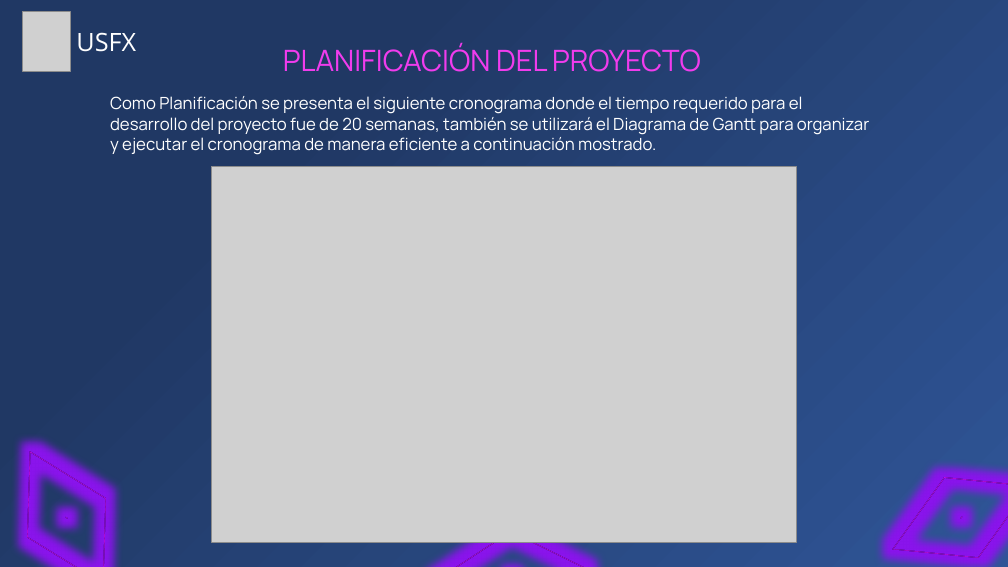
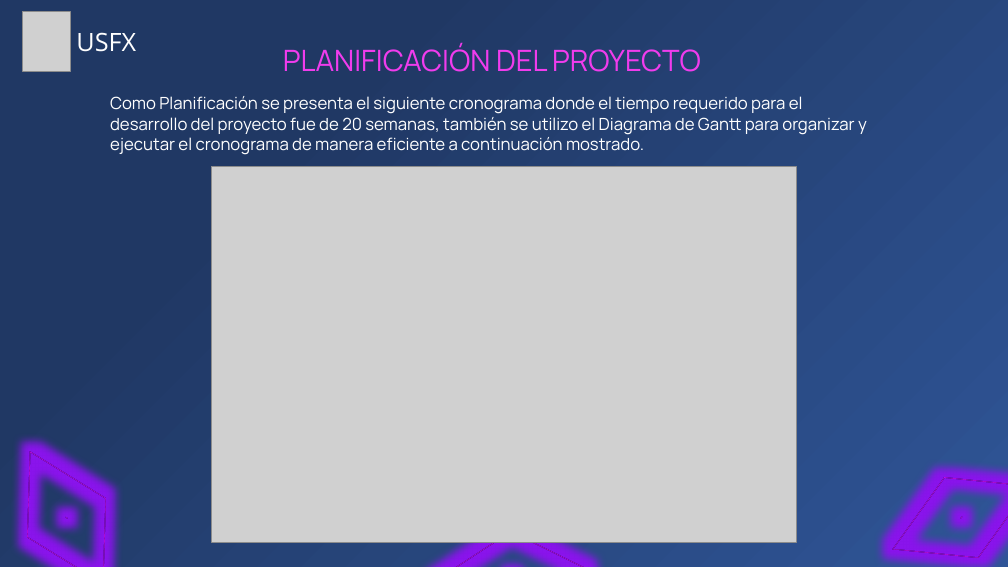
Before and after one commit to Zelechos/Generador-Css, a slide deck: slide 49 of documents/Presentación de Perfil - Modelo Generador CSS.pptx (slide 48 before the commit). Drawn at 1008x567 pixels with LibreOffice and Linux fonts; fonts in the diff are those of the drawing; grey boxes stand for pictures. Boxes give left, top, right and bottom in pixels: in the first picture for what was removed or moved away, otherwise in the second. Text is boxed around its words. In the diff, an @@ line names an element or a change of style, - is before the commit and + after.

```diff
--- a/documents/Presentación de Perfil - Modelo Generador CSS.pptx
+++ b/documents/Presentación de Perfil - Modelo Generador CSS.pptx
@@ text at (x1=110, y1=96, x2=867, y2=155): text changed @@
-Como Planificación se presenta el siguiente cronograma donde el tiempo requerido para el desarrollo del proyecto fue de 20 semanas, también se utilizará el Diagrama de Gantt para organizar y ejecutar el cronograma de manera eficiente a continuación mostrado.
+Como Planificación se presenta el siguiente cronograma donde el tiempo requerido para el desarrollo del proyecto fue de 20 semanas, también se utilizo el Diagrama de Gantt para organizar y ejecutar el cronograma de manera eficiente a continuación mostrado.
```
Also in this commit, not shown: 8 other slides changed, 1 slide added.
